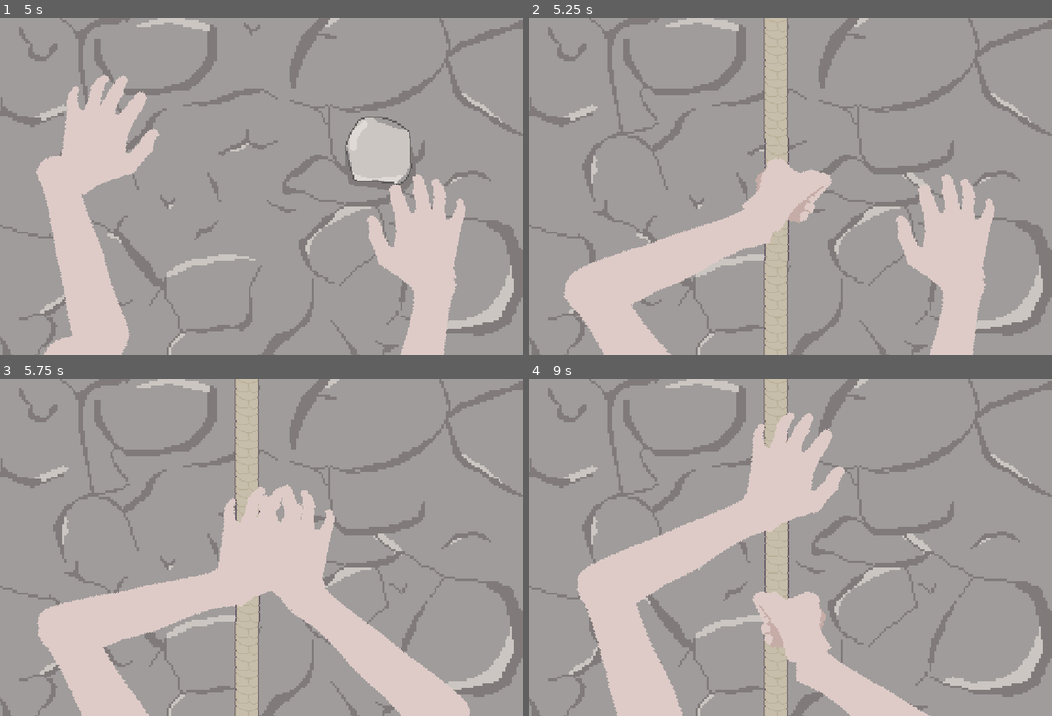
Above: before the commit, frames 1-4 (two rows, left to right).
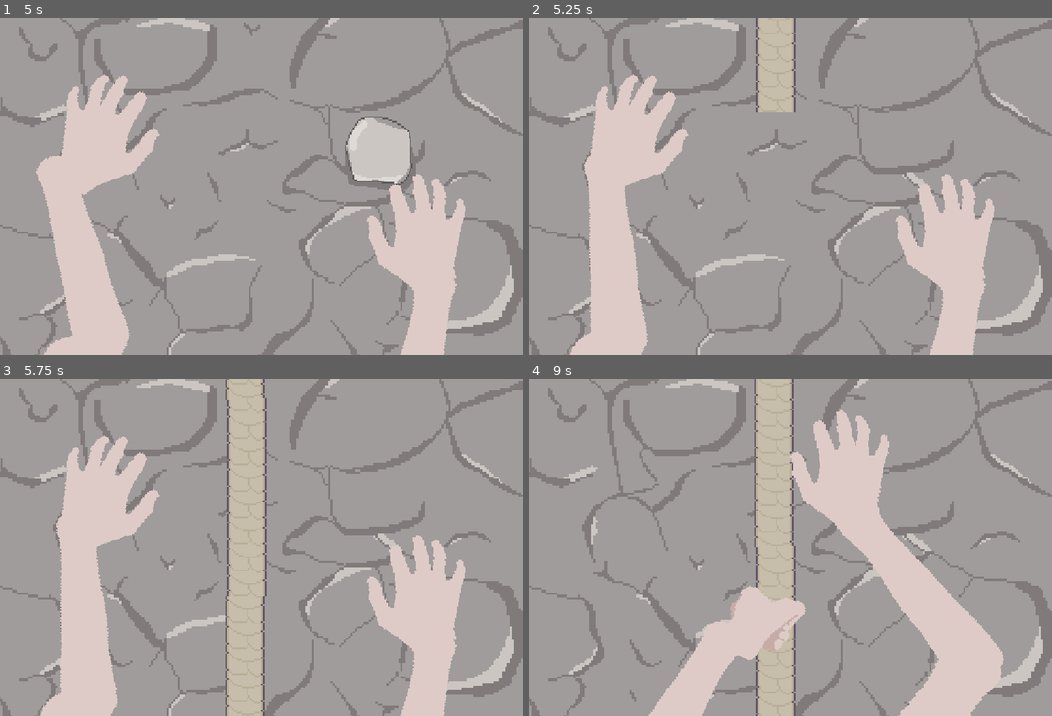
Above: after the commit, the same moments.

Repository: gabl18/dtj-24
Game: Godot game, scene res://main.tscn
Same seed, same stepped clock (60 frames per second), same inputs: the game is played once before the commit and once after it.
Inputs (mouse positions are in pixels of both pictures, inside the frame that each line leads up to):
- Up to frame 1 (5 s): move the mouse to (381, 152) at 0.52 s; click (381, 152) at 0.67 s; tap Enter at 1.25, 3.5 s; move the mouse to (156, 203) at 1.27 s; click (156, 203) at 1.42 s; move the mouse to (313, 112) at 2.02 s; click (313, 112) at 2.17 s; tap Space at 2.75 s; move the mouse to (235, 253) at 2.77 s; click (235, 253) at 2.92 s; move the mouse to (418, 237) at 3.52 s; click (418, 237) at 3.67 s; move the mouse to (104, 135) at 4.27 s; click (104, 135) at 4.42 s
- Up to frame 2 (5.25 s): tap Space at 5 s; move the mouse to (816, 186) at 5.02 s; click (816, 186) at 5.17 s
- Up to frame 3 (5.75 s): no input
- Up to frame 4 (9 s): move the mouse to (774, 550) at 5.77 s; click (774, 550) at 5.92 s; move the mouse to (905, 530) at 6.52 s; click (905, 530) at 6.67 s; move the mouse to (685, 564) at 7.27 s; click (685, 564) at 7.42 s; move the mouse to (842, 473) at 8.02 s; click (842, 473) at 8.17 s; move the mouse to (764, 614) at 8.77 s; click (764, 614) at 8.92 s

Frame 1 is identical in both runs. In frame 2, 15% of the frame differs, in the area x 6-58%, y 0-100%; in frame 3, 25%; in frame 4, 28%, in the area x 9-91%, y 0-100%.

Commit message:
rope anim

Diff:
--- a/game/rock_game.gd
+++ b/game/rock_game.gd
@@ -42,7 +42,7 @@
 		if rock_is_pressed:
 			height = clamp(get_local_mouse_position().y + mouse_rock_start_height,height,INF)
 
-		if int(height) % rock_distance <= 100:
+		if int(height) % rock_distance <= 200:
 			if not rock_recently_spawned:
 				_reposition_rock()
 
--- a/main.gd
+++ b/main.gd
@@ -19,25 +19,38 @@
 
 
 func change_game():
+
+	_disable_game()
+	if not active_game == games.rockgame:
+		_play_game_trans_in()
+		await get_tree().create_timer(1).timeout
+	_enable_game()
+
+func _disable_game():
+	if active_game != games.rockgame:
+		rock_game.disable()
+		climb_both_hands = false
+
+	if active_game != games.rope:
+		rope_game.disable()
+		climb_rope = false
+
+func _enable_game():
 	if active_game == games.rockgame:
 		rock_game.enable()
 		climb_both_hands = true
-	else:
-		rock_game.disable()
-		climb_both_hands = false
 
 	if active_game == games.rope:
 		rope_game.enable()
 		climb_rope = true
-	else:
-		rope_game.disable()
-		climb_rope = false
 
+func _play_game_trans_in():
+	if active_game == games.rope:
+		rope_game.play_trans_in_anim()
 
 func _play_minigame() -> void:
 	active_game = games.rope
 	change_game()
-	print(23)
 
 
 func _finished_minigame():
--- a/rope_game.gd
+++ b/rope_game.gd
@@ -16,10 +16,17 @@
 	hide()
 	active = false
 
+func play_trans_in_anim():
+	show()
+	$AnimationPlayer.play("trans_in")
+
+func play_trans_out_anim():
+	$AnimationPlayer.play("trans_out")
+	await $AnimationPlayer.animation_finished
+
 func enable():
 	show()
 	active = true
-
 
 
 func _ready() -> void:
@@ -34,6 +41,8 @@
 		parallax_2d.scroll_offset.y = rope_height
 
 		if int(rope_height) > rope_max_height:
+			active = false
+			await play_trans_out_anim()
 			finish_minigame.emit()
 			rope_height = 0
 			mouse_rope_start_height = 0
--- a/rope_game.tscn
+++ b/rope_game.tscn
@@ -1,23 +1,74 @@
-[gd_scene load_steps=4 format=3 uid="uid://dv8jqlwm5brwi"]
+[gd_scene load_steps=8 format=3 uid="uid://dv8jqlwm5brwi"]
 
 [ext_resource type="Script" uid="uid://dahninqnlmb77" path="res://rope_game.gd" id="1_ifrgl"]
 [ext_resource type="Texture2D" uid="uid://bfgwpj27ws6wq" path="res://assets/Rope.png" id="2_ifrgl"]
 
 [sub_resource type="RectangleShape2D" id="RectangleShape2D_lyb0g"]
-size = Vector2(65, 808.5)
+size = Vector2(182, 819.25)
+
+[sub_resource type="Animation" id="Animation_ifrgl"]
+resource_name = "trans_in"
+tracks/0/type = "value"
+tracks/0/imported = false
+tracks/0/enabled = true
+tracks/0/path = NodePath("Parallax2D/TextureRect:position")
+tracks/0/interp = 2
+tracks/0/loop_wrap = true
+tracks/0/keys = {
+"times": PackedFloat32Array(0, 1),
+"transitions": PackedFloat32Array(1, 1),
+"update": 0,
+"values": [Vector2(465, -1740), Vector2(465, -69)]
+}
+
+[sub_resource type="Animation" id="Animation_a1sjo"]
+length = 0.001
+tracks/0/type = "value"
+tracks/0/imported = false
+tracks/0/enabled = true
+tracks/0/path = NodePath("Parallax2D/TextureRect:position")
+tracks/0/interp = 1
+tracks/0/loop_wrap = true
+tracks/0/keys = {
+"times": PackedFloat32Array(0),
+"transitions": PackedFloat32Array(1),
+"update": 0,
+"values": [Vector2(465, -1740)]
+}
+
+[sub_resource type="Animation" id="Animation_lyb0g"]
+resource_name = "trans_out"
+tracks/0/type = "value"
+tracks/0/imported = false
+tracks/0/enabled = true
+tracks/0/path = NodePath("Parallax2D/TextureRect:position")
+tracks/0/interp = 1
+tracks/0/loop_wrap = true
+tracks/0/keys = {
+"times": PackedFloat32Array(0, 1),
+"transitions": PackedFloat32Array(1, 1),
+"update": 0,
+"values": [Vector2(465, -22), Vector2(465, 1775)]
+}
+
+[sub_resource type="AnimationLibrary" id="AnimationLibrary_lyb0g"]
+_data = {
+&"RESET": SubResource("Animation_a1sjo"),
+&"trans_in": SubResource("Animation_ifrgl"),
+&"trans_out": SubResource("Animation_lyb0g")
+}
 
 [node name="RopeGame" type="Node2D"]
 script = ExtResource("1_ifrgl")
 
 [node name="Parallax2D" type="Parallax2D" parent="."]
-repeat_size = Vector2(0, 541)
-repeat_times = 7
+repeat_size = Vector2(0, 873)
 
 [node name="TextureRect" type="TextureRect" parent="Parallax2D"]
-offset_left = 468.0
-offset_top = -7.0
-offset_right = 621.0
-offset_bottom = 534.0
+offset_left = 465.0
+offset_top = -1740.0
+offset_right = 618.0
+offset_bottom = -867.0
 texture = ExtResource("2_ifrgl")
 stretch_mode = 5
 
@@ -25,7 +76,12 @@
 position = Vector2(533, -7)
 
 [node name="CollisionShape2D" type="CollisionShape2D" parent="Area2D"]
-position = Vector2(11.5, 388)
+position = Vector2(9, 382.625)
 shape = SubResource("RectangleShape2D_lyb0g")
 
+[node name="AnimationPlayer" type="AnimationPlayer" parent="."]
+libraries = {
+&"": SubResource("AnimationLibrary_lyb0g")
+}
+
 [connection signal="input_event" from="Area2D" to="." method="_on_area_2d_input_event"]
